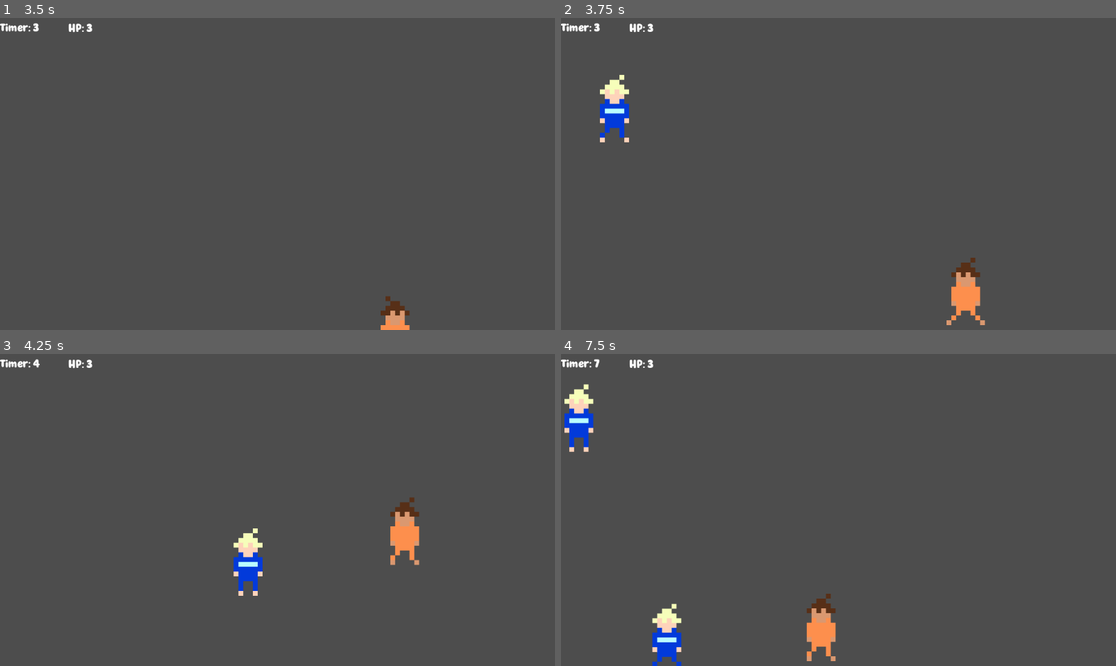
Above: before the commit, frames 1-4 (two rows, left to right).
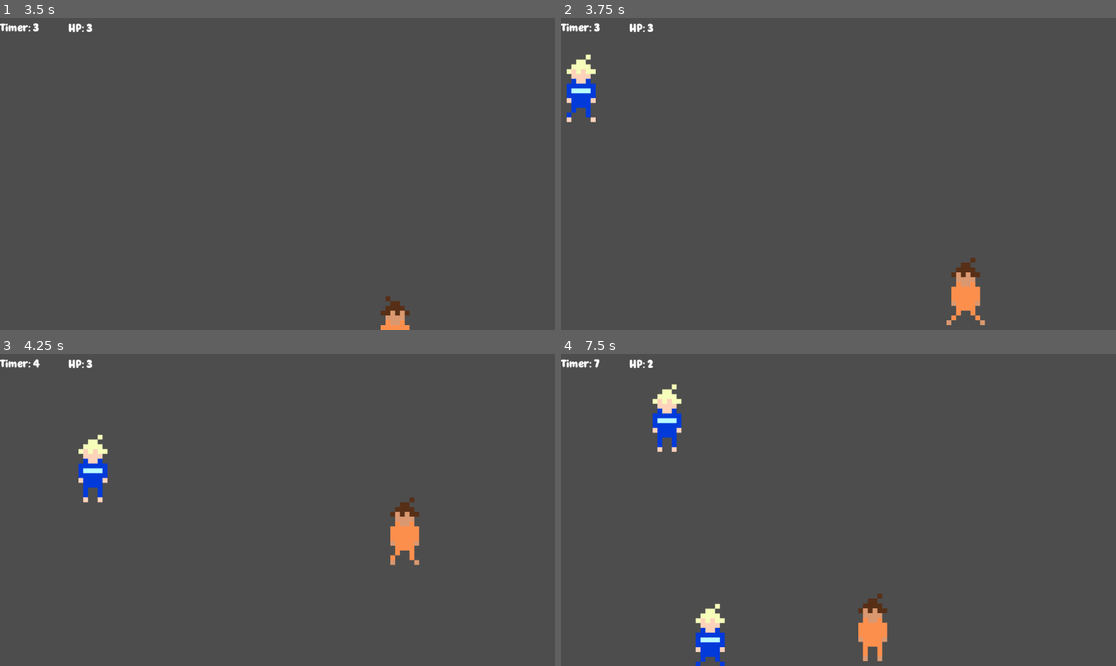
Above: after the commit, the same moments.

Repository: Starlight-dev-gen/Riot-Sim
Game: Godot game, scene res://riot-simulator/Scenes/Main_Menu.tscn
Two runs of this game, one before a commit and one after it. Both use one fixed random seed, a clock stepped at 60 frames per second and the inputs below.
Inputs (mouse positions are in pixels of both pictures, inside the frame that each line leads up to):
- Up to frame 1 (3.5 s): click "Play!" at 0.5 s; tap Enter at 1.25 s; move the mouse to (399, 158) at 1.27 s; hold D (Move_right) 1.28-2.03 s; click (399, 158) at 1.42 s; tap Space at 1.52, 2.27 s; move the mouse to (166, 189) at 2.02 s; hold S (Move_down) 2.03-2.78 s; move the mouse to (333, 105) at 2.77 s; hold D (Move_right) from 2.78 s (still down)
- Up to frame 2 (3.75 s): move the mouse to (810, 236) at 3.52 s; release D (Move_right) at 3.53 s; hold W (Move_up) from 3.53 s (still down); click (810, 236) at 3.67 s
- Up to frame 3 (4.25 s): keep holding W (Move_up); tap Space at 3.77 s
- Up to frame 4 (7.5 s): move the mouse to (1005, 556) at 4.27 s; release W (Move_up) at 4.28 s; hold A (Move_left) 4.28-5.78 s; tap Space at 4.52, 5.27, 6.77 s; move the mouse to (672, 463) at 5.02 s; move the mouse to (866, 510) at 5.77 s; hold S (Move_down) 5.78-6.53 s; click (866, 510) at 5.92 s; move the mouse to (755, 432) at 6.52 s; hold D (Move_right) 6.53-7.28 s; move the mouse to (960, 494) at 7.27 s; hold W (Move_up) from 7.28 s (still down)

Frame 1 is identical in both runs. In frame 2, 1.5% of the frame differs, in the area x 1-13%, y 11-40%; in frame 3, 1.5%; in frame 4, 4.6%, in the area x 0-59%, y 2-100%.

Commit message:
Add files via upload

Diff:
--- a/riot-simulator/Scenes/player.tscn
+++ b/riot-simulator/Scenes/player.tscn
@@ -7,6 +7,8 @@
 [ext_resource type="Texture2D" uid="uid://d1iy04i188yqh" path="res://Assets/SprPlayerDefault3.png" id="4_tx1dd"]
 [ext_resource type="Texture2D" uid="uid://sfg2i0maqfl" path="res://Assets/SprPlayerWalk1.png" id="5_gymyn"]
 [ext_resource type="Texture2D" uid="uid://cc68uoccm2f6n" path="res://Assets/SprPlayerWalk2.png" id="6_pu2lt"]
+[ext_resource type="Texture2D" uid="uid://dmo18dfht53ch" path="res://Assets/SprPlayerHit0.png" id="6_tx1dd"]
+[ext_resource type="Texture2D" uid="uid://1hefnrw4yvgo" path="res://Assets/SprPlayerHit1.png" id="7_gymyn"]
 [ext_resource type="Texture2D" uid="uid://b5da3h2hhgeia" path="res://Assets/SprPlayerWalk3.png" id="7_ukyrk"]
 
 [sub_resource type="SpriteFrames" id="SpriteFrames_7dp3o"]
@@ -54,6 +56,17 @@
 }, {
 "frames": [{
 "duration": 1.0,
+"texture": ExtResource("6_tx1dd")
+}, {
+"duration": 1.0,
+"texture": ExtResource("7_gymyn")
+}],
+"loop": true,
+"name": &"get_hit",
+"speed": 8.0
+}, {
+"frames": [{
+"duration": 1.0,
 "texture": ExtResource("1_3smsa")
 }, {
 "duration": 1.0,
@@ -79,7 +92,9 @@
 
 [node name="AnimatedSprite2D" type="AnimatedSprite2D" parent="."]
 sprite_frames = SubResource("SpriteFrames_7dp3o")
-animation = &"walk"
+animation = &"get_hit"
+frame = 1
+frame_progress = 0.07589752
 
 [node name="CollisionShape2D" type="CollisionShape2D" parent="."]
 shape = SubResource("RectangleShape2D_h4iuc")
--- a/riot-simulator/Scripts/main.gd
+++ b/riot-simulator/Scripts/main.gd
@@ -59,14 +59,18 @@
 	else:
 		enemy.position = Vector2(DisplayServer.screen_get_size().x,
 			randf_range(0, DisplayServer.screen_get_size().y))
-	var direction = enemy_spawn_loc.rotation + PI / 2 # Turn enemy perpendicular to path (90°).
-	direction = get_node("Player").position - enemy.position
+	# var direction = enemy_spawn_loc.rotation + PI / 2 # Turn enemy perpendicular to path (90°).
+	var direction = get_node("Player").position - enemy.position
 	# direction += randf_range(-PI / 4, PI / 4) # Randomise direction (within 45°).
 	# enemy.rotation = direction # Apply rotations.
 	# var velocity = Vector2(randf_range(200.0, 300), 0.0) # Make random velocity vector.
 	# enemy.linear_velocity = velocity.rotated(direction) # Turn vector to direction.
-	enemy.linear_velocity = direction
-	# enemy.linear_velocity = enemy.linear_velocity.clamp(Vector2.ZERO, Vector2(500, 500))
+	enemy.linear_velocity = Vector2(direction.x, direction.y)
+	# enemy.linear_velocity = enemy.linear_velocity.normalized() * enemy.linear_velocity.length()
+	if (sqrt(enemy.linear_velocity.x ** 2 + enemy.linear_velocity.y **2) > 600):
+		var lambda = 600 ** 2 / (enemy.linear_velocity.x ** 2 + enemy.linear_velocity.y ** 2)
+		enemy.linear_velocity.x *= lambda
+		enemy.linear_velocity.y *= lambda
 	add_child(enemy) # Spawn the poor sod.
 
 
--- a/riot-simulator/Scripts/player.gd
+++ b/riot-simulator/Scripts/player.gd
@@ -2,7 +2,7 @@
 @export var speed = 400 # Player speed (pixels/sec).
 var screen_size # Window size.
 signal hit
-
+var got_hit = false;
 
 # Called when the node enters the scene tree for the first time.
 func _ready() -> void:
@@ -15,15 +15,15 @@
 func _process(delta: float) -> void:
 	screen_size = get_viewport_rect().size # GOOD CHANGE. KEEP. FIND A WAY TO FIX ENEMY SPAWN.
 	var velocity = Vector2.ZERO
-
-	if Input.is_action_pressed("Move_right"):
-		velocity.x += 1
-	if Input.is_action_pressed("Move_left"):
-		velocity.x -= 1
-	if Input.is_action_pressed("Move_up"):
-		velocity.y -= 1
-	if Input.is_action_pressed("Move_down"):
-		velocity.y += 1
+	if not got_hit:
+		if Input.is_action_pressed("Move_right"):
+			velocity.x += 1
+		if Input.is_action_pressed("Move_left"):
+			velocity.x -= 1
+		if Input.is_action_pressed("Move_up"):
+			velocity.y -= 1
+		if Input.is_action_pressed("Move_down"):
+			velocity.y += 1
 
 	if velocity.length() > 0:
 		velocity = velocity.normalized() * speed
@@ -36,11 +36,17 @@
 	if velocity.x != 0 or velocity.y != 0:
 		get_node("AnimatedSprite2D").animation = "walk"
 		get_node("AnimatedSprite2D").flip_h = velocity.x > 0
-	elif velocity.x == 0 and velocity.y == 0:
+	elif velocity.x == 0 and velocity.y == 0 and not got_hit:
 		get_node("AnimatedSprite2D").animation = "default"
+	elif got_hit:
+		get_node("AnimatedSprite2D").animation = "get_hit"
 
 
 func _on_body_entered(body: Node2D) -> void:
 	hit.emit()
+	got_hit = true
+	if get_tree() != null:
+		await get_tree().create_timer(0.25).timeout
+	got_hit = false
 	get_node("CollisionShape2D").set_deferred("disabled", false)
 	# Don't disable collision shape while collision is being calculated
Binary file added: riot-simulator/Assets/SprPlayerHit0.png
Not shown, added: riot-simulator/Assets/SprPlayerHit0.png.import
Binary file added: riot-simulator/Assets/SprPlayerHit1.png
Not shown, added: riot-simulator/Assets/SprPlayerHit1.png.import
Not shown: 1 places in riot-simulator/Scenes/player.tscn that only renumber resources
Not shown, added: riot-simulator/export_presets.cfg
Not shown, added: riot-simulator/Assets/SprPlayerHit0.gal
Not shown, added: riot-simulator/Assets/SprPlayerHit1.gal
